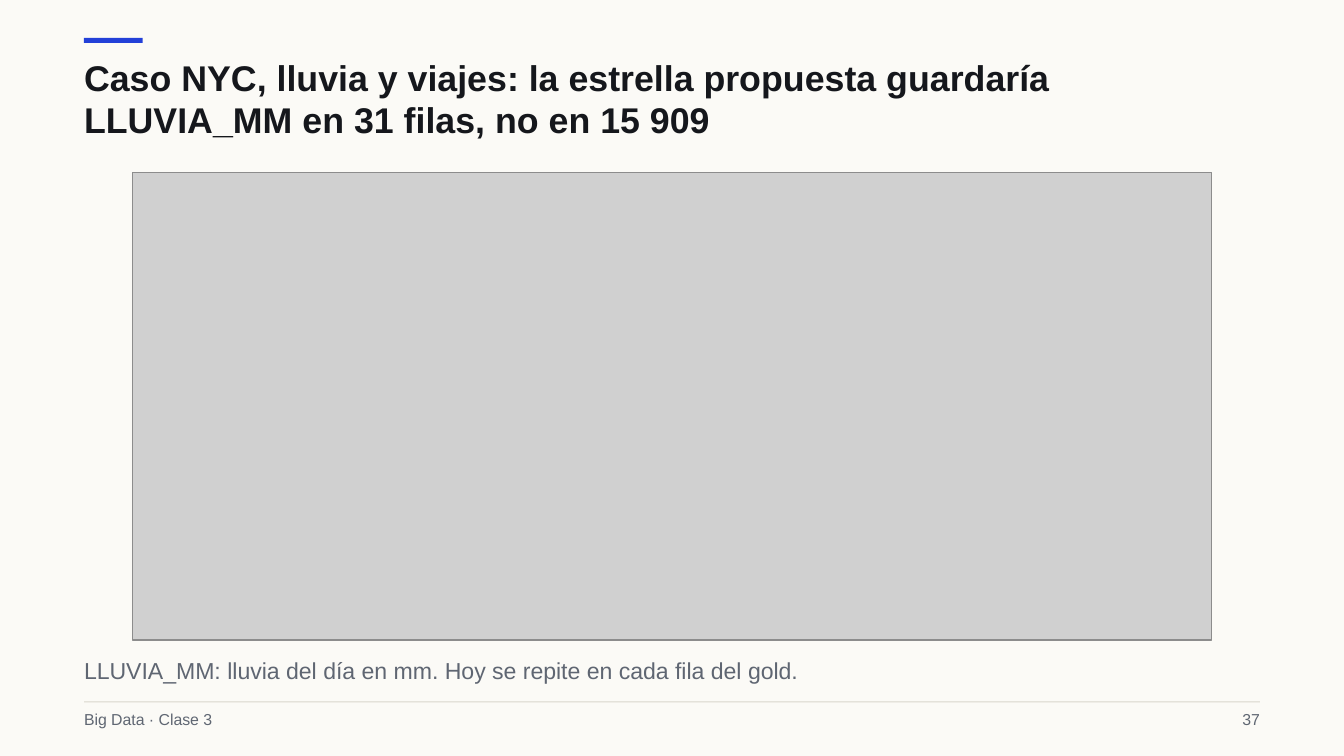
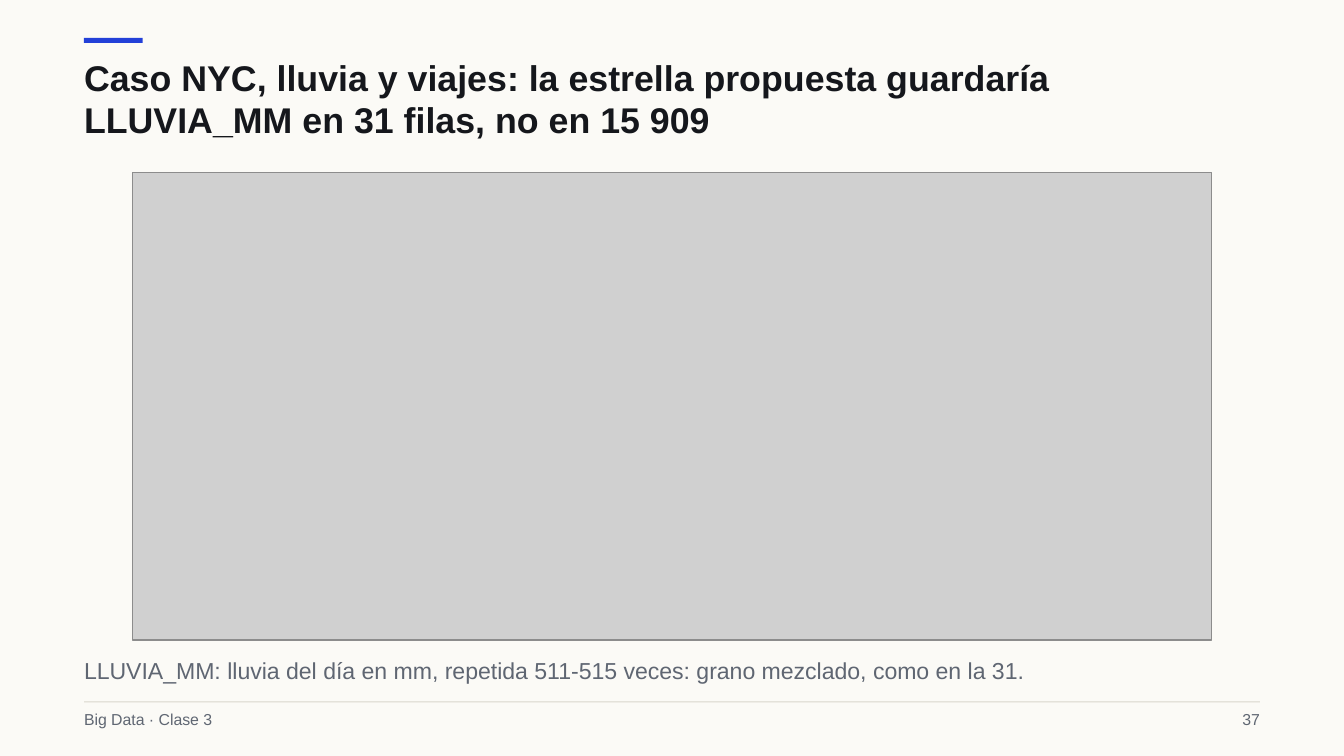
Before and after one commit to Apaezc/bigdata-udem-2026, a slide deck: slide 37 of curso/clase03/deck/slides.pptx. Drawn at 1344x756 pixels with LibreOffice and Linux fonts; fonts in the diff are those of the drawing; grey boxes stand for pictures. Boxes give left, top, right and bottom in pixels: in the first picture for what was removed or moved away, otherwise in the second. Text is boxed around its words. In the diff, an @@ line names an element or a change of style, - is before the commit and + after.

```diff
--- a/curso/clase03/deck/slides.pptx
+++ b/curso/clase03/deck/slides.pptx
@@ text at [84, 662, 1024, 684]: text changed @@
-LLUVIA_MM: lluvia del día en mm. Hoy se repite en cada fila del gold.
+LLUVIA_MM: lluvia del día en mm, repetida 511-515 veces: grano mezclado, como en la 31.
```
Also in this commit, not shown: 10 other slides changed, 1 slide added, 1 slide removed, 13 other files.
